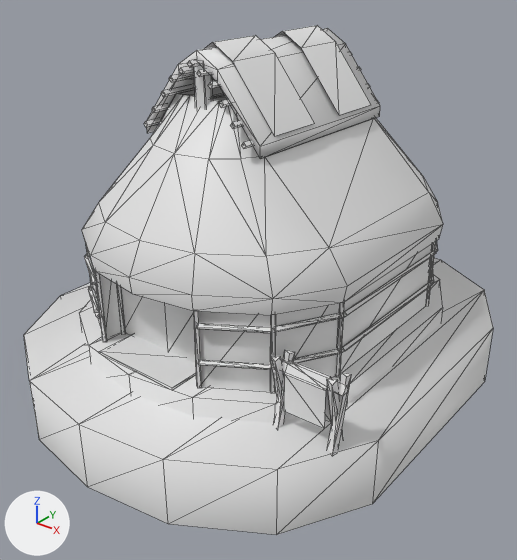
An edit to the COLLADA model art/meshes/structural/mapuche/house_1.dae, drawn before and after from the same camera.
One viewpoint serves both versions: a camera (50 mm lens) standing at (13.0, -16.52, 11.07) and looking at (0.29, -0.64, 1.22). Arrows for +X, +Y and +Z are at lower left; the lights stay in place. The older version comes first. Mesh edges are drawn as thin lines. Where no turn or scale is listed for an object, it has been applied to the vertices.

Objects in the first picture: 'house_1'.
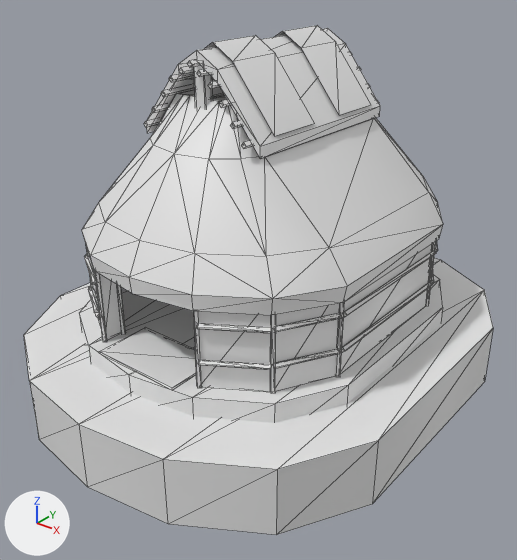
Where the newer file only moved an object's origin or applied its transform, the numbers keep the older frame.

Where the change shows, as pixel boxes (x1, y1, x2, y2) in the pictures (517 x 560 px):
part 1 of me_cubo_062, deleted
    before: (271, 350, 352, 456)
part 2 of me_cubo_062, cut back
    before: (121, 287, 196, 363)

The change in detail:
me_cubo_062 is used by ob_house_1; location (0.0, 0.0, 0.0).
me_cubo_062 had 966 vertices, 1470 faces and spanned x -6.4..6.3, y -7.7..8.1, z -2.4..8.5.
me_cubo_062 now has 954 vertices, 1506 faces and spans x -6.4..6.3, y -7.7..8.1, z -2.4..8.5.
me_cubo_062 part 1: 6 loose pieces with 40 vertices, spanning x 3.7..5.8, y -4.6..-3.9, z -0.4..1.7, are deleted.
Part 2, on me_cubo_062:
2 vertices are removed from x 0.0, y -4.4, z 0.2..3.1.
9 faces are deleted.
1 vertex moves within x -3.5, y -4.0, z 0.2.
25 vertices are added at x -4.4..4.4, y -4.9..5.8, z 0.2..3.1.
5 new vertices lie (0.0, 0.0, 2.9) away from vertices in x -3.5..2.0, y -4.9..5.5, z 0.2.
93 new faces join them.
